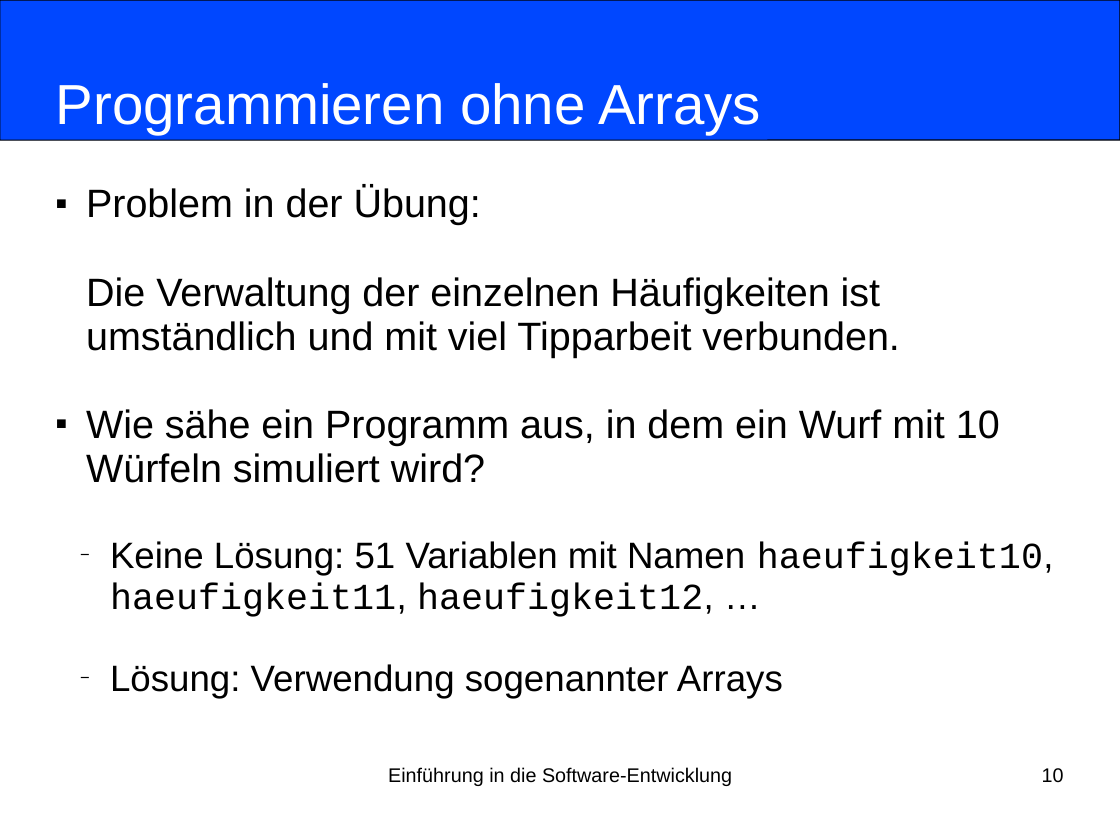
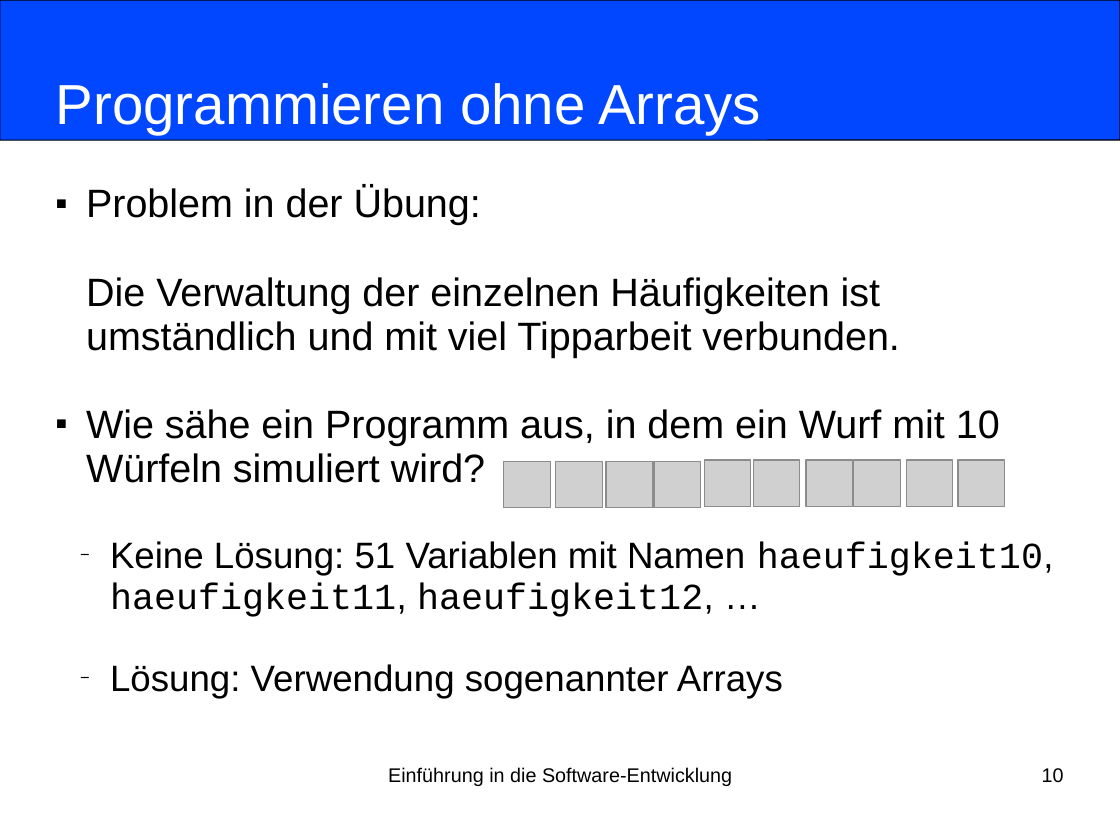
Before and after one commit to nordakademie-einfuehrung-java/vorlesungsskript, a slide deck: slide 10 of folien/Semester_03_Termin_06_Kapitel05.pptx. Drawn at 1120x840 pixels with LibreOffice and Linux fonts; fonts in the diff are those of the drawing; grey boxes stand for pictures. Boxes give left, top, right and bottom in pixels: in the first picture for what was removed or moved away, otherwise in the second. Text is boxed around its words. In the diff, an @@ line names an element or a change of style, - is before the commit and + after.

```diff
--- a/folien/Semester_03_Termin_06_Kapitel05.pptx
+++ b/folien/Semester_03_Termin_06_Kapitel05.pptx
@@ picture added at <box>504,461,551,508</box> @@
@@ picture added at <box>556,461,603,508</box> @@
@@ picture added at <box>607,461,654,508</box> @@
@@ picture added at <box>655,461,701,508</box> @@
@@ picture added at <box>704,460,751,507</box> @@
@@ picture added at <box>753,460,800,507</box> @@
@@ picture added at <box>806,460,853,507</box> @@
@@ picture added at <box>855,460,901,507</box> @@
@@ picture added at <box>907,460,953,507</box> @@
@@ picture added at <box>958,460,1005,507</box> @@
```
Also in this commit, not shown: 1 other slide changed, 1 other file.
